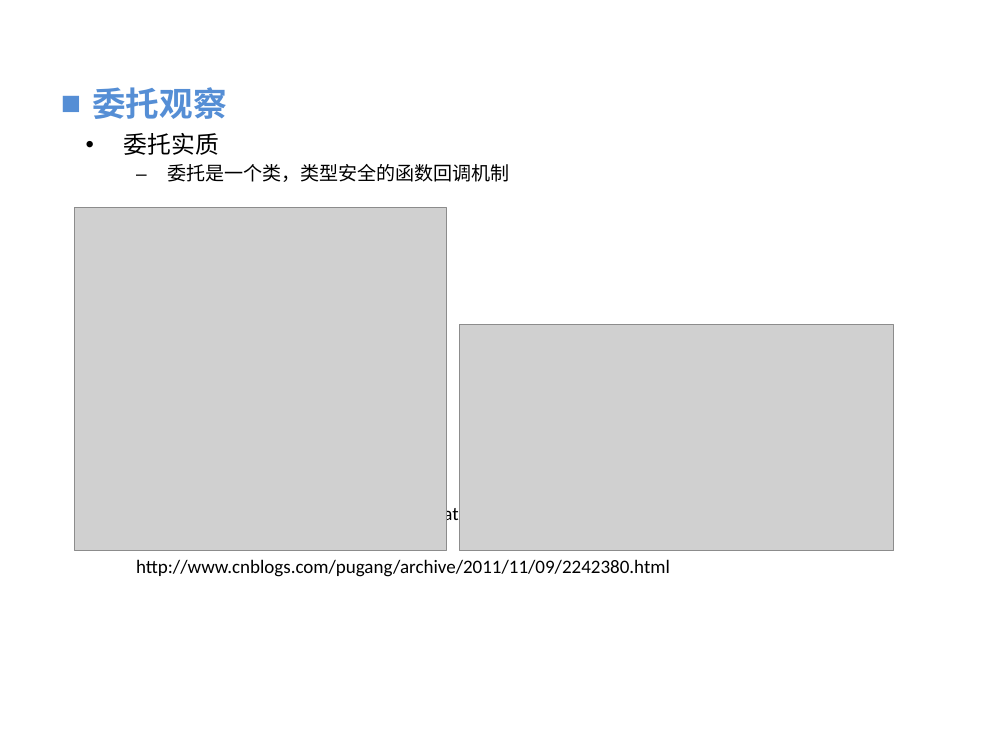
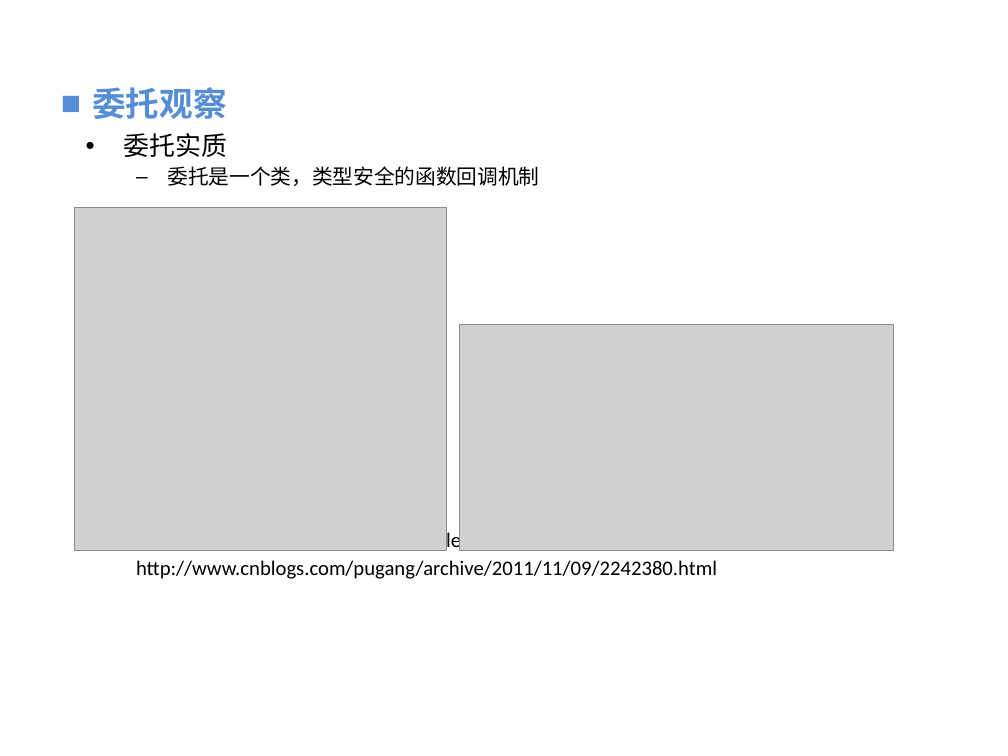
Before and after one commit to vaik/Documents, a slide deck: slide 9 of 我的分享/反射、委托、泛型的理解与应用分享.ppt. Drawn at 1008x756 pixels with LibreOffice and Linux fonts; fonts in the diff are those of the drawing; grey boxes stand for pictures; background and template pictures are left out. Boxes give left, top, right and bottom in pixels: in the first picture for what was removed or moved away, otherwise in the second. Text is boxed around its words. In the diff, an @@ line names an element or a change of style, - is before the commit and + after.

```diff
--- a/我的分享/反射、委托、泛型的理解与应用分享.ppt
+++ b/我的分享/反射、委托、泛型的理解与应用分享.ppt
@@ text "委托实质" at bbox=[123, 133, 717, 579]: size 17 to 18.5 pt in "委托实质"; size 13.6 to 14.8 pt @@
```
Also in this commit, not shown: 3 other slides changed, 1 slide added.
